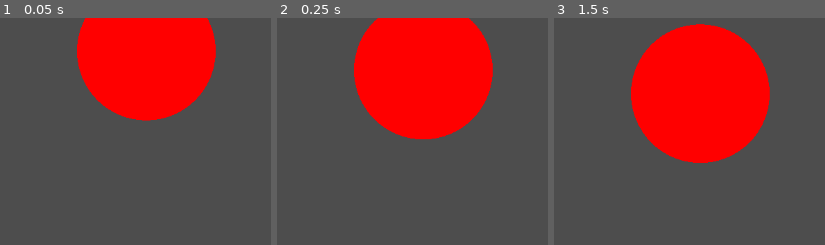
Above: before the commit, frames 1-3 (left to right).
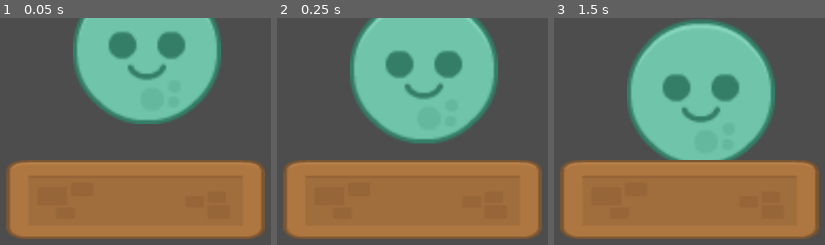
Above: after the commit, the same moments.

Repository: bsu-cs315/E1.1-Hicks
Game: Godot game, scene res://world.tscn
Two runs of this game, one before a commit and one after it. Both use one fixed random seed, a clock stepped at 60 frames per second and the inputs below.
Inputs:
- Up to frame 1 (0.05 s): no input
- Up to frame 2 (0.25 s): no input
- Up to frame 3 (1.5 s): tap Enter at 1.25 s

The runs differ from the first frame. In frame 1, 55% of the frame differs, in the area x 2-98%, y 0-98%; in frame 2, 58%; in frame 3, 60%.

Commit message:
Add wooden visualization for barrier

Diff:
--- a/ball.tscn
+++ b/ball.tscn
@@ -11,7 +11,7 @@
 [node name="CollisionShape2D" type="CollisionShape2D" parent="."]
 shape = SubResource("CircleShape2D_rvstf")
 
-[node name="ALienSprite" type="Sprite2D" parent="CollisionShape2D"]
+[node name="ALienSprite" type="Sprite2D" parent="."]
 position = Vector2(1.90735e-06, 1.90735e-06)
 scale = Vector2(0.357143, 0.357143)
 texture = ExtResource("2_pla73")
--- a/world.tscn
+++ b/world.tscn
@@ -1,6 +1,14 @@
-[gd_scene load_steps=4 format=3 uid="uid://bis831fuvgqiv"]
+[gd_scene load_steps=6 format=3 uid="uid://bis831fuvgqiv"]
 
-[ext_resource type="Script" path="res://ball.gd" id="1_gd0e8"]
+[ext_resource type="Texture2D" uid="uid://cwbnpif2phjbp" path="res://elementWood011.png" id="1_j1jrj"]
+[ext_resource type="Texture2D" uid="uid://dvu8msiqomhs0" path="res://alienGreen_round.png" id="2_075d2"]
+
+[sub_resource type="GDScript" id="GDScript_58es0"]
+script/source = "extends RigidBody2D
+
+func _draw() -> void:
+	draw_circle(Vector2.ZERO,$CollisionShape2D.shape.radius,Color.RED)
+"
 
 [sub_resource type="CircleShape2D" id="CircleShape2D_s2hfa"]
 radius = 100.0
@@ -12,10 +20,16 @@
 
 [node name="Ball" type="RigidBody2D" parent="."]
 position = Vector2(446, 47)
-script = ExtResource("1_gd0e8")
+script = SubResource("GDScript_58es0")
 
 [node name="CollisionShape2D" type="CollisionShape2D" parent="Ball"]
 shape = SubResource("CircleShape2D_s2hfa")
+
+[node name="AlienGreenRound" type="Sprite2D" parent="Ball"]
+position = Vector2(-106, -107)
+scale = Vector2(3.05357, 3.03571)
+texture = ExtResource("2_075d2")
+centered = false
 
 [node name="Obstacle" type="StaticBody2D" parent="."]
 position = Vector2(428, 223)
@@ -24,3 +38,8 @@
 light_mask = 9
 position = Vector2(0.5, 42)
 shape = SubResource("RectangleShape2D_wp5oj")
+
+[node name="Wooden Element" type="Sprite2D" parent="Obstacle"]
+position = Vector2(2.5, 39)
+scale = Vector2(2.66429, 1.62857)
+texture = ExtResource("1_j1jrj")
Not shown: 1 places in ball.tscn that only renumber resources
Binary file added: elementWood011.png
Not shown, added: elementWood011.png.import
